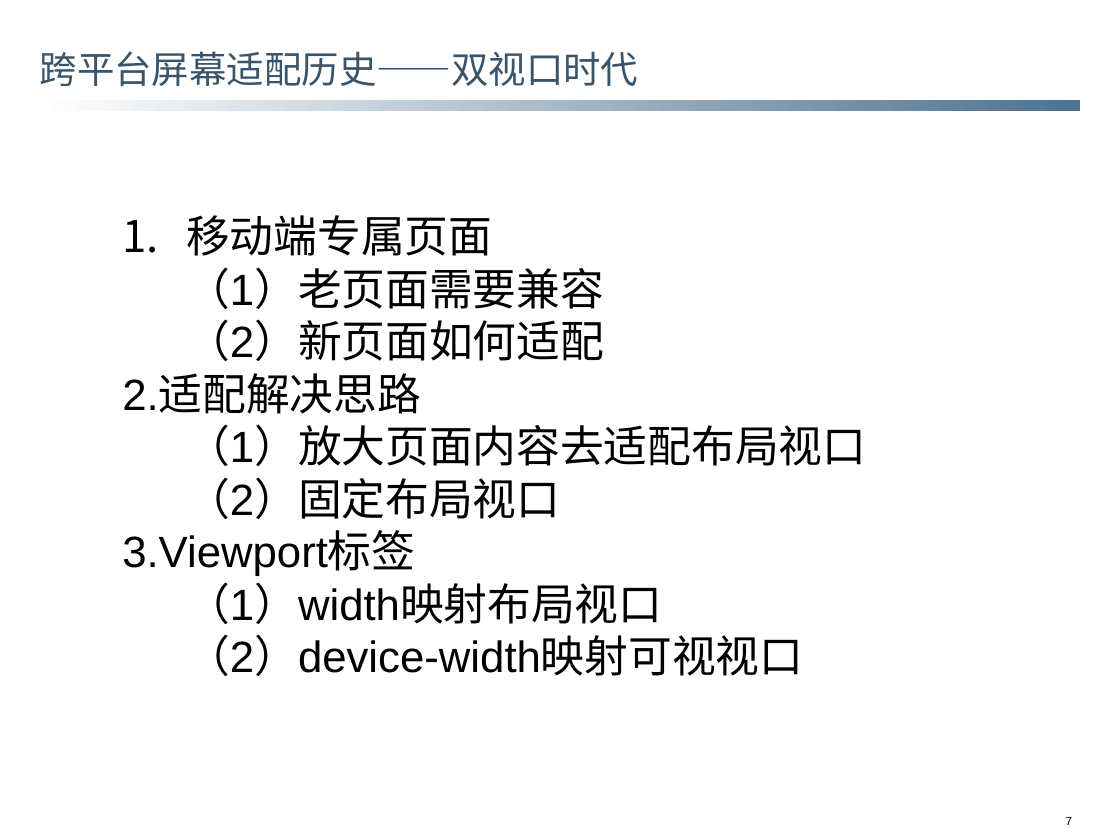
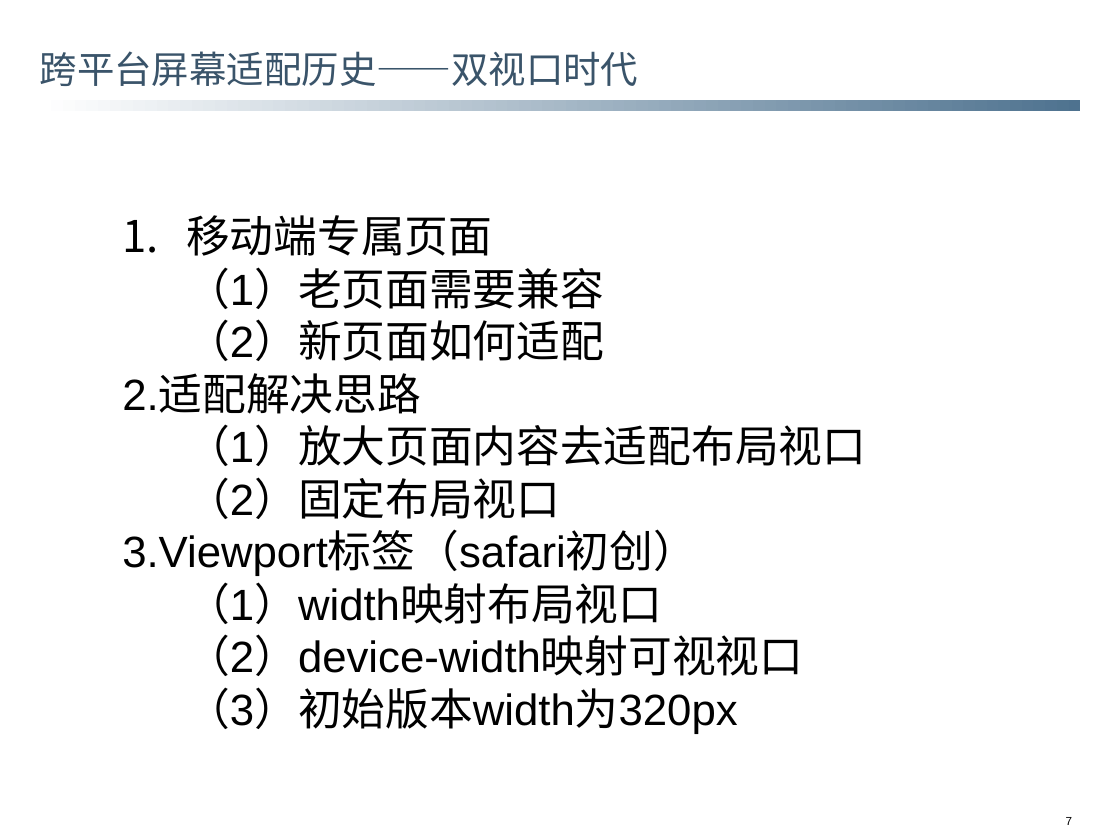
Before and after one commit to snailDu/blog, a slide deck: slide 7 of 技术分享/跨平台屏幕适配原理.pptx. Drawn at 1120x840 pixels with LibreOffice and Linux fonts; fonts in the diff are those of the drawing; background and template pictures are left out. Boxes give left, top, right and bottom in pixels: in the first picture for what was removed or moved away, otherwise in the second. Text is boxed around its words. In the diff, an @@ line names an element or a change of style, - is before the commit and + after.

```diff
--- a/技术分享/跨平台屏幕适配原理.pptx
+++ b/技术分享/跨平台屏幕适配原理.pptx
@@ text at <box>122,532,697,576</box>: text changed @@
-3.Viewport标签
+3.Viewport标签（safari初创）
@@ text at <box>186,687,737,734</box>: paragraph added @@
+（3）初始版本width为320px
```
Also in this commit, not shown: 3 other slides changed, 3 slides added.
